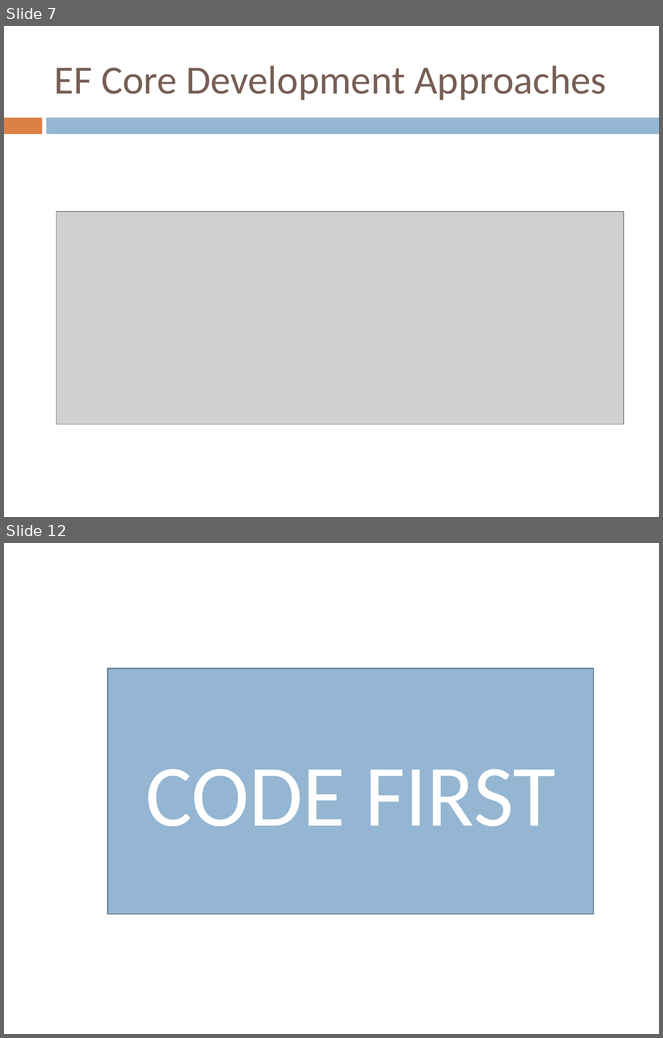
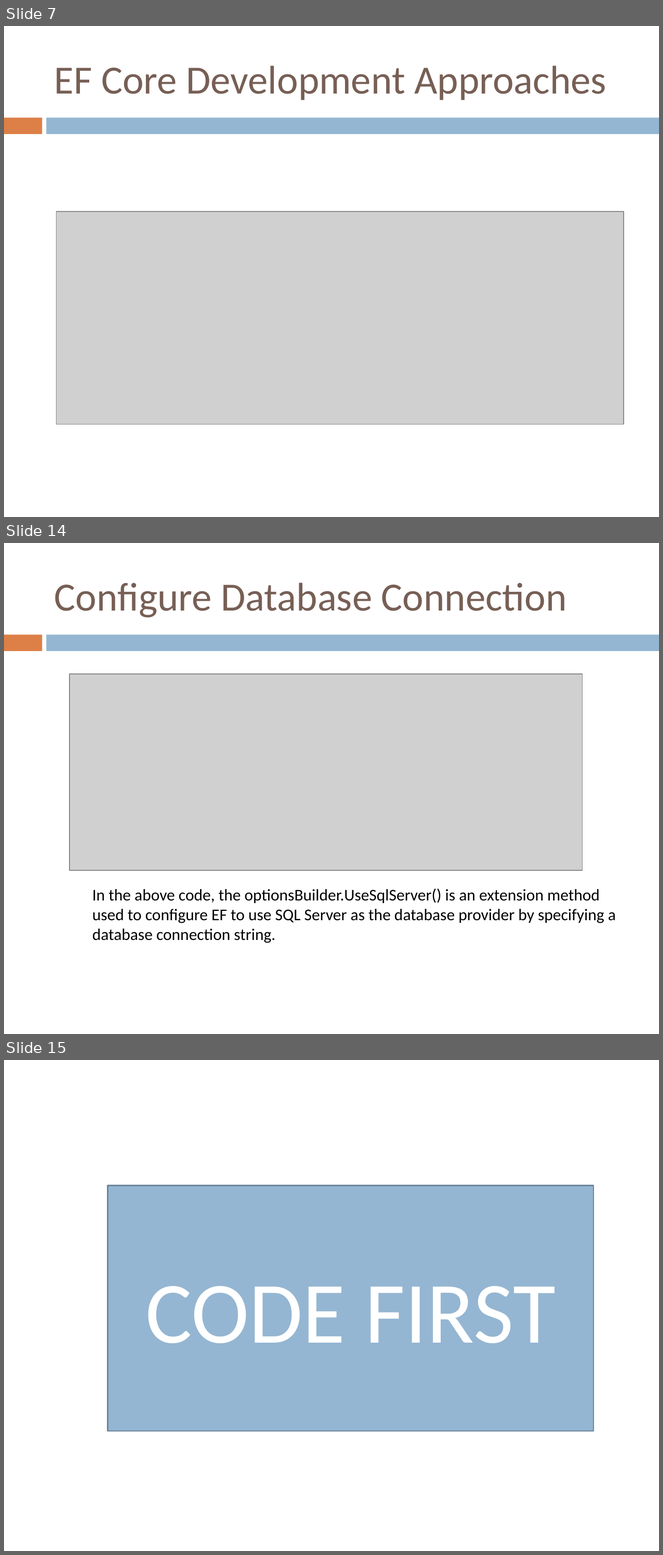
Before and after one commit to ADMDOTNETANGULAR/adm-dotnet-angular, a slide deck: Week-5/EnityFramework_Core.pptx. Shown one above the other, each under a label of ours: slides 7 and 12 before the commit, slides 7, 14 and 15 after it; the slides between them are not shown. The pictures are 663x1038 and 663x1555 pixels, drawn with LibreOffice and Linux fonts; fonts in the diff are those of the drawing; grey boxes stand for pictures. Boxes give left, top, right and bottom in pixels: in the first picture for what was removed or moved away, otherwise in the second. Text is boxed around its words. In the diff, an @@ line names an element or a change of style, - is before the commit and + after.

```diff
--- a/Week-5/EnityFramework_Core.pptx
+++ b/Week-5/EnityFramework_Core.pptx
@@ slide 14 added at <box>4,543,659,1034</box>, background #FFFFFF; not listed: 2 template elements that a slide beside it also shows @@
@@ title added at <box>54,583,567,617</box>, 44 pt, text #775F55 @@
+Configure Database Connection
@@ picture added at <box>70,674,583,871</box> @@
@@ text added at <box>92,889,616,943</box>, 18 pt, text #000000 @@
+In the above code, the optionsBuilder.UseSqlServer() is an extension method used to configure EF to use SQL Server as the database provider by specifying a database connection string.
@@ what was slide 12 is now slide 15 @@
```
Also in this commit, not shown: 8 slides changed, 6 other slides added, 10 other files.
